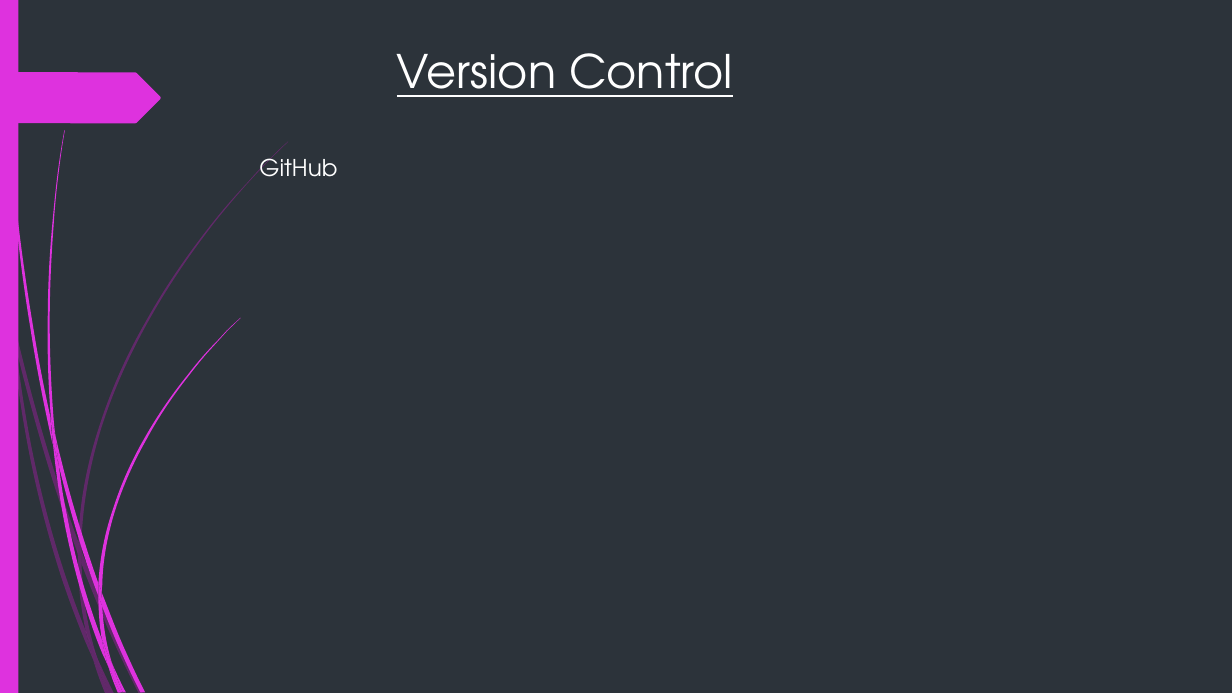
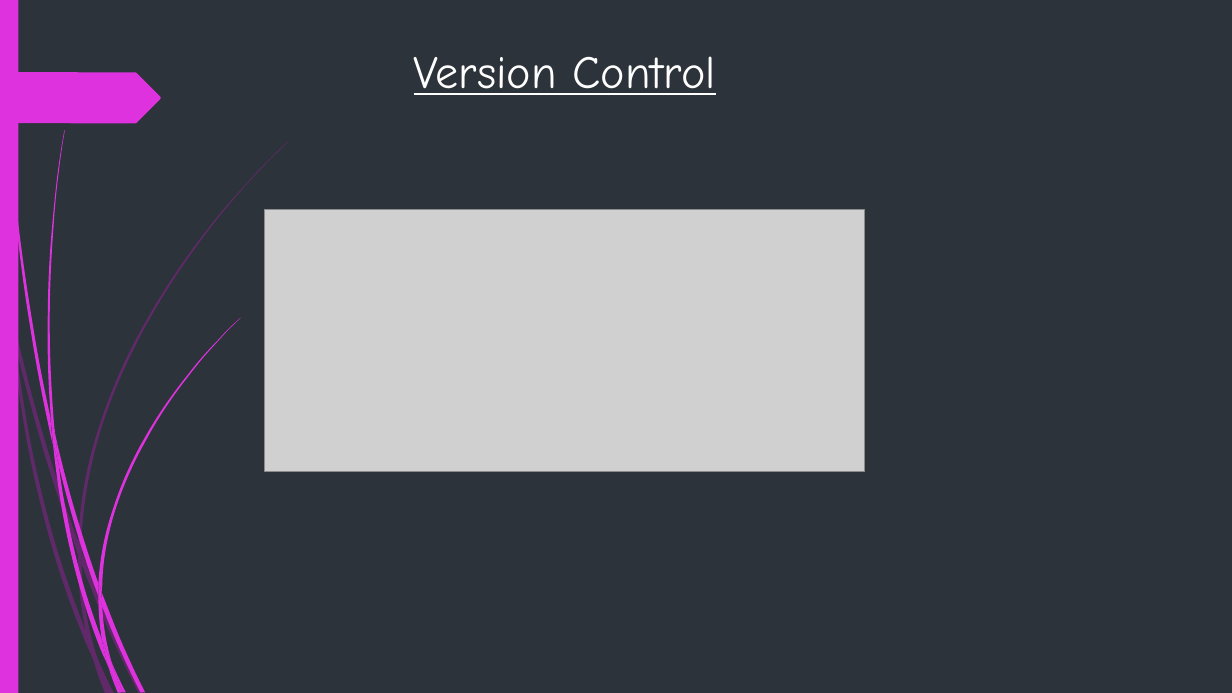
Before and after one commit to 17-WynnOng/Group10_DA, a slide deck: slide 6 of jamal shooting simulator.pptx. Drawn at 1232x693 pixels with LibreOffice and Linux fonts; fonts in the diff are those of the drawing; grey boxes stand for pictures. Boxes give left, top, right and bottom in pixels: in the first picture for what was removed or moved away, otherwise in the second. Text is boxed around its words. In the diff, an @@ line names an element or a change of style, - is before the commit and + after.

```diff
--- a/jamal shooting simulator.pptx
+++ b/jamal shooting simulator.pptx
@@ text "Version Control" at box(414, 56, 716, 95): font TeX Gyre Adventor to Comic Neue @@
@@ text removed at box(259, 152, 337, 177) @@
-GitHub
@@ picture added at box(265, 210, 865, 471) @@
```
Also in this commit, not shown: 3 other slides changed, 6 slides added, 2 slides removed, 1 other file.
